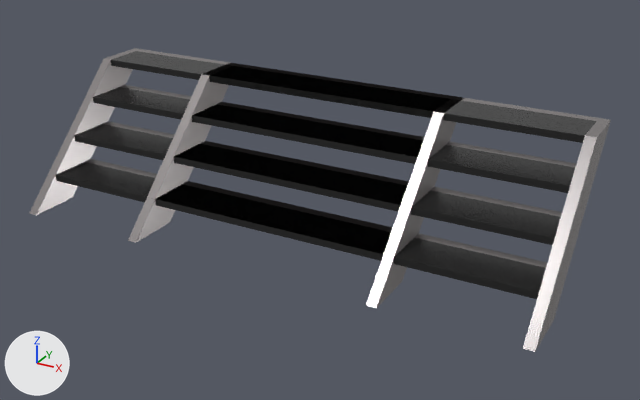
The glTF model models/ultimate-pack/low-poly-10/m/scifi-scifi-stairs-narrow.glb as it was, and as the next commit left it.
Camera for both pictures: a camera (50 mm lens) standing at (3.03, -5.82, 2.87) and looking at (0.21, -0.69, 0.31). The axes (+X, +Y, +Z) are drawn at lower left. The lights are the same throughout. The first picture is the older version. Where no turn or scale is listed for an object, it has been applied to the vertices.

Objects in the first picture: 'scifi-stairs', 'scifi-stairs-narrow'.
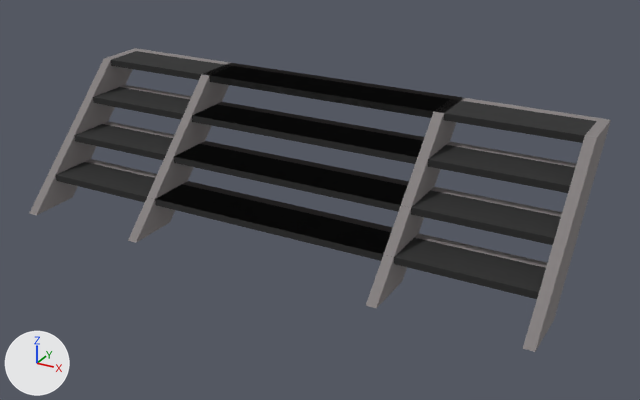
Where the change shows, as pixel boxes [x1, y1, x2, y2] in the pictures (640 x 400 px):
'scifi-stairs', surface changed: [33, 50, 604, 352] in both
'scifi-stairs-narrow', surface changed: [134, 66, 462, 308] in both

Edits to the bpy script that builds the scene:
```text
Change mat_20_grey:
    mat_20_grey.metallic: 0.4 -> 0.0
    mat_20_grey.roughness: 0.272 -> 1.0
```
